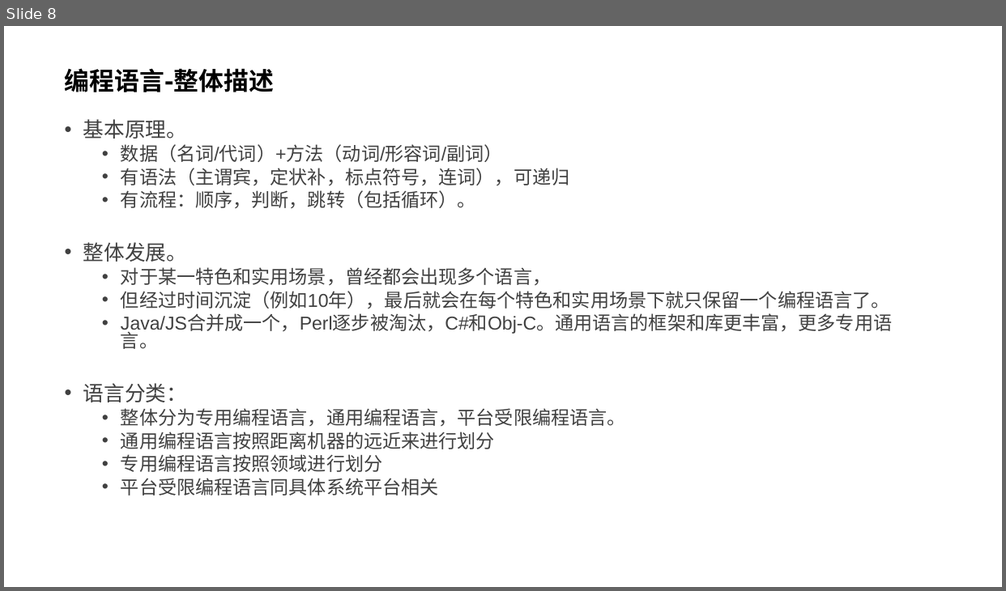
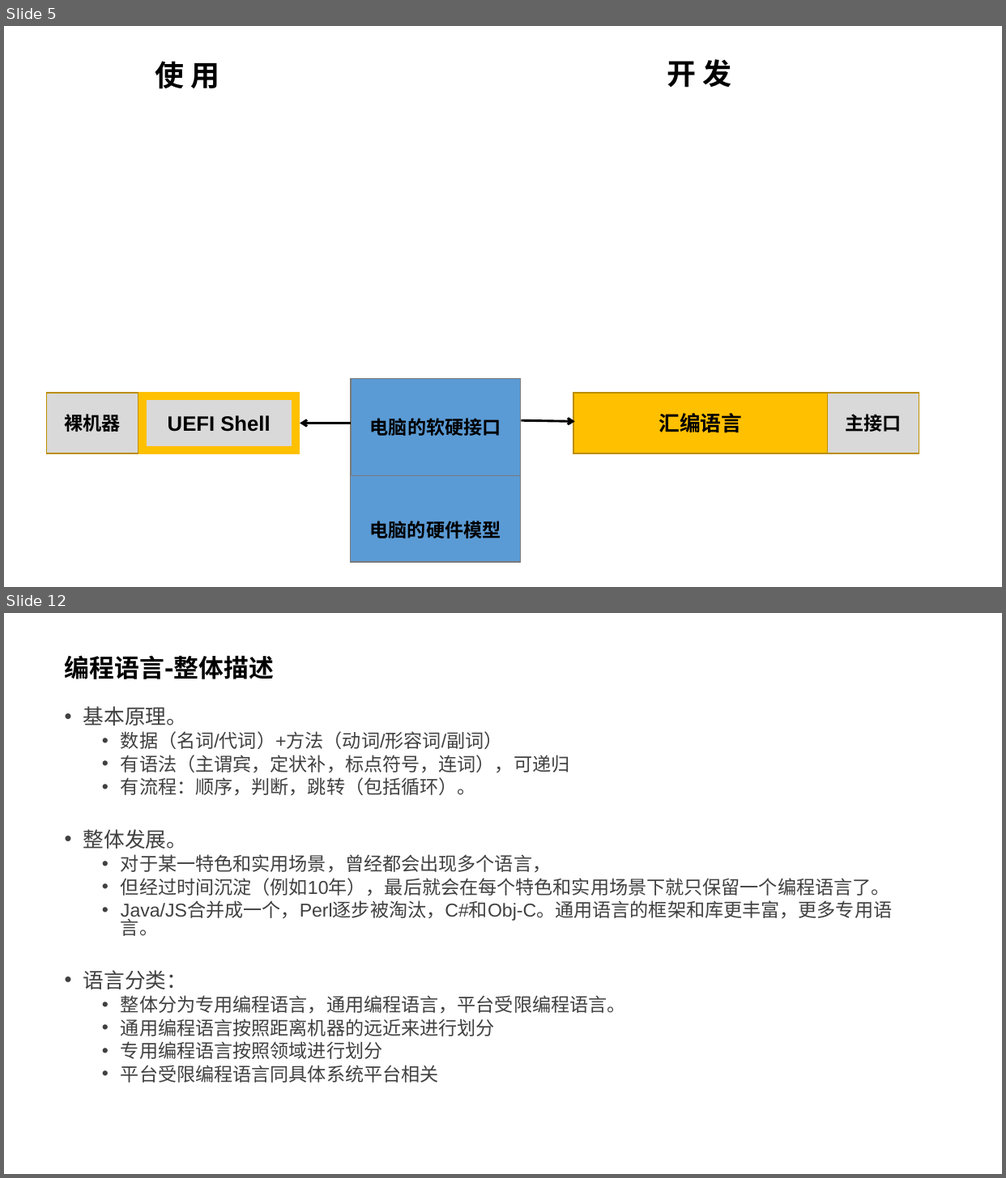
Before and after one commit to GavinKoeng/it-talks, a slide deck: it-talks.pptx. Shown one above the other, each under a label of ours: slide 8 before the commit, slides 5 and 12 after it; the slides between them are not shown. The pictures are 1006x591 and 1006x1178 pixels, drawn with LibreOffice and Linux fonts; fonts in the diff are those of the drawing. Boxes give left, top, right and bottom in pixels: in the first picture for what was removed or moved away, otherwise in the second. Text is boxed around its words. In the diff, an @@ line names an element or a change of style, - is before the commit and + after.

Commit message:
it-talks.pptx: 更新“我的编程语言”视频组提纲

```diff
--- a/it-talks.pptx
+++ b/it-talks.pptx
@@ slide 5 added at <box>4,26,1002,587</box>, background #FFFFFF @@
@@ text added at <box>155,61,220,89</box>, 28 pt, text #000000, bold @@
+使 用
@@ text added at <box>667,59,731,88</box>, 28 pt, text #000000, bold @@
+开 发
@@ rectangle added at <box>351,378,520,476</box>, fill #5B9BD5, outline #7A7A7A 1 pt, 18 pt, text #000000, bold @@
+电脑的软硬接口
@@ rectangle added at <box>47,393,138,454</box>, fill #D9D9D9, outline #BD8E00 1 pt, 18 pt, text #000000, bold @@
+裸机器
@@ rectangle added at <box>143,396,296,451</box>, fill #D9D9D9, outline #FFC000 8 pt, 20 pt, text #000000, bold @@
+UEFI Shell
@@ rectangle added at <box>573,393,829,454</box>, fill #FFC000, outline #BD8E00 1 pt, 20 pt, text #000000, bold @@
+汇编语言
@@ rectangle added at <box>828,393,919,454</box>, fill #D9D9D9, outline #BD8E00 1 pt, 18 pt, text #000000, bold @@
+主接口
@@ arrow added from (351, 424) to (300, 424), #000000 2.25 pt @@
@@ arrow added from (522, 420) to (575, 422), #000000 2.25 pt @@
@@ rectangle added at <box>351,476,522,563</box>, fill #5B9BD5, outline #7A7A7A 1 pt, 18 pt, text #000000, bold @@
+电脑的硬件模型
@@ what was slide 8 is now slide 12 @@
```
Also in this commit, not shown: 4 slides changed, 6 other slides added.
